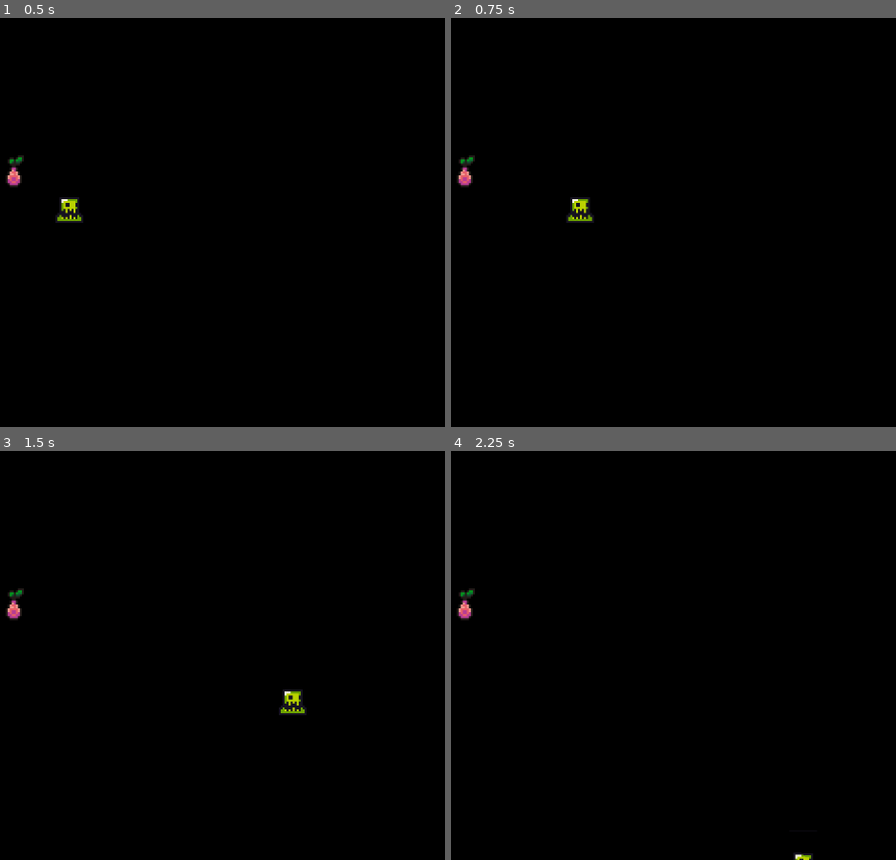
Above: before the commit, frames 1-4 (two rows, left to right).
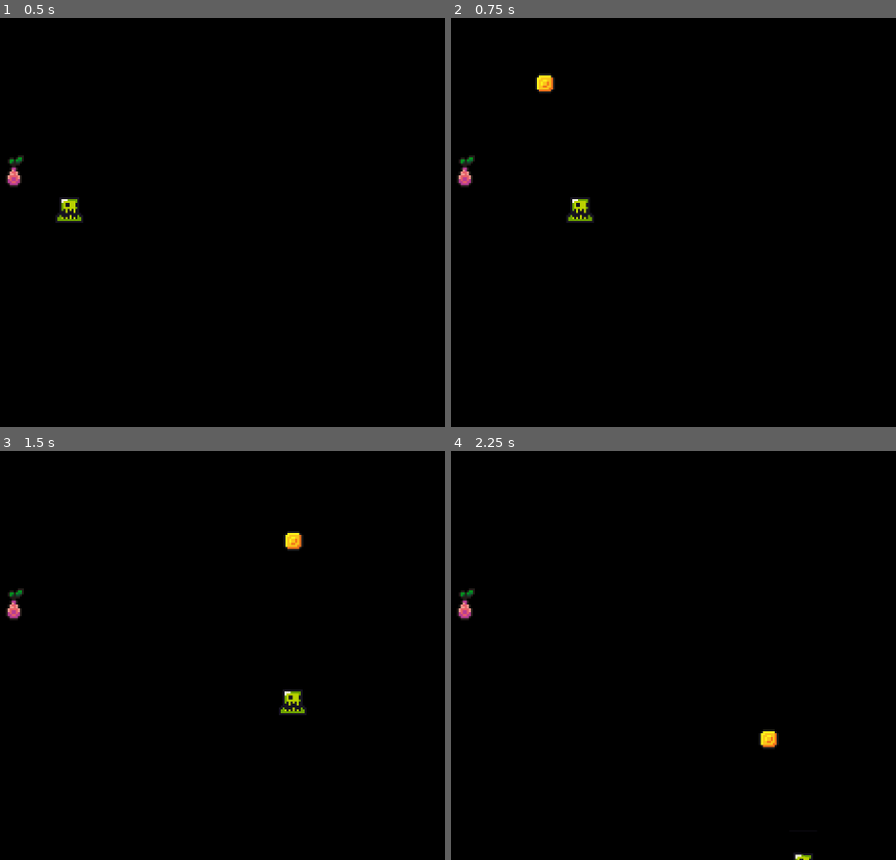
Above: after the commit, the same moments.

Repository: T-ROY77/Centipede
Game: Godot game, scene res://Scenes/game.tscn
The game is run twice, just before and just after one commit, with the same random seed, the same clock (stepped at 60 frames per second) and the same inputs.
Inputs:
- Up to frame 1 (0.5 s): no input
- Up to frame 2 (0.75 s): tap Enter at 0.5 s; hold D (move_right) from 0.53 s (still down); tap Space (shoot) at 0.6 s
- Up to frame 3 (1.5 s): release D (move_right) at 1.28 s; hold Down (move_down) from 1.28 s (still down); tap Space (shoot) at 1.35 s
- Up to frame 4 (2.25 s): release Down (move_down) at 2.03 s; hold D (move_right) from 2.03 s (still down); tap Space (shoot) at 2.1 s

Frame 1 is identical in both runs. In frame 2, 0.2% of the frame differs, in the area x 18-24%, y 13-19%; in frame 3, 0.2%; in frame 4, 0.2%.

Commit message:
firing bullets

Diff:
--- a/Scenes/bullet.tscn
+++ b/Scenes/bullet.tscn
@@ -24,7 +24,7 @@
 [node name="Bullet" type="Area2D"]
 top_level = true
 collision_layer = 0
-collision_mask = 3
+collision_mask = 2
 script = ExtResource("1_5li2q")
 
 [node name="CollisionShape2D" type="CollisionShape2D" parent="."]
--- a/Scenes/gun.tscn
+++ b/Scenes/gun.tscn
@@ -3,11 +3,11 @@
 [ext_resource type="Script" path="res://Scripts/gun.gd" id="1_hufvg"]
 
 [sub_resource type="CircleShape2D" id="CircleShape2D_ax3c1"]
-radius = 37.1214
+radius = 8.0
 
 [node name="Gun" type="Area2D"]
 collision_layer = 0
-collision_mask = 2
+collision_mask = 0
 script = ExtResource("1_hufvg")
 
 [node name="CollisionShape2D" type="CollisionShape2D" parent="."]
--- a/Scripts/bullet.gd
+++ b/Scripts/bullet.gd
@@ -1,12 +1,12 @@
 extends Area2D
 
-const SPEED = 10000
-const RANGE = 1200000
+const SPEED = 500
+const RANGE = 12000
 
 var travelled_distance = 0
 
 func _physics_process(delta: float) -> void:
-	var direction = Vector2.RIGHT.rotated(rotation)
+	var direction = Vector2.UP.rotated(rotation)
 	position += direction * SPEED * delta
 
 	travelled_distance += SPEED * delta
@@ -19,6 +19,4 @@
 func _on_body_entered(body: Node2D) -> void:
 	if body.has_method("take_damage"):
 		body.take_damage();
-
-
 	queue_free()
